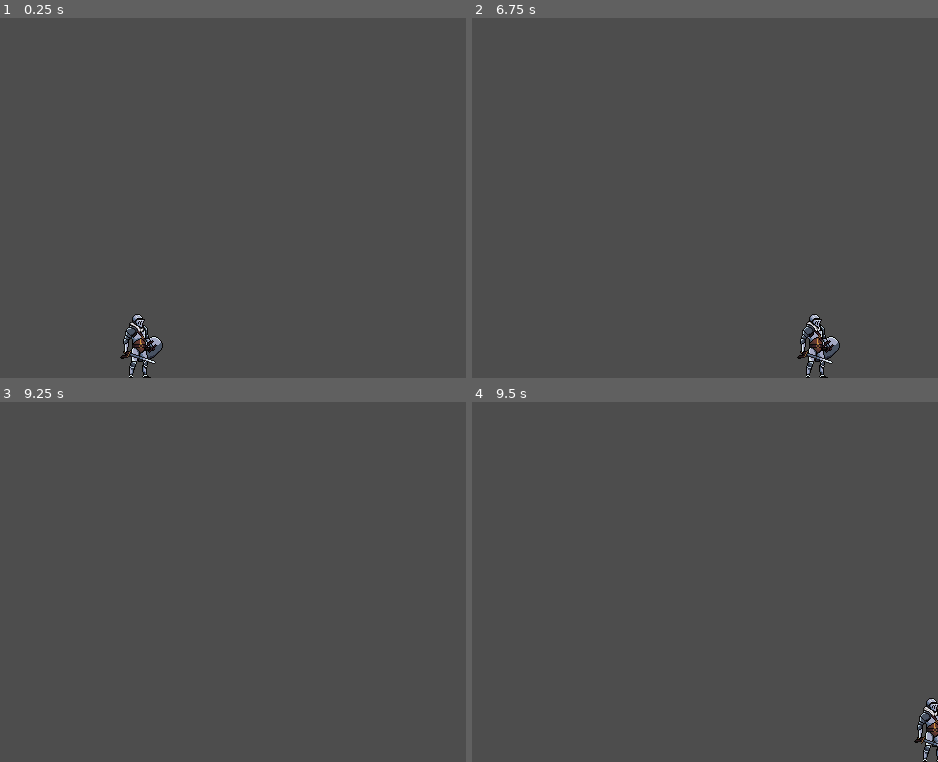
Above: before the commit, frames 1-4 (two rows, left to right).
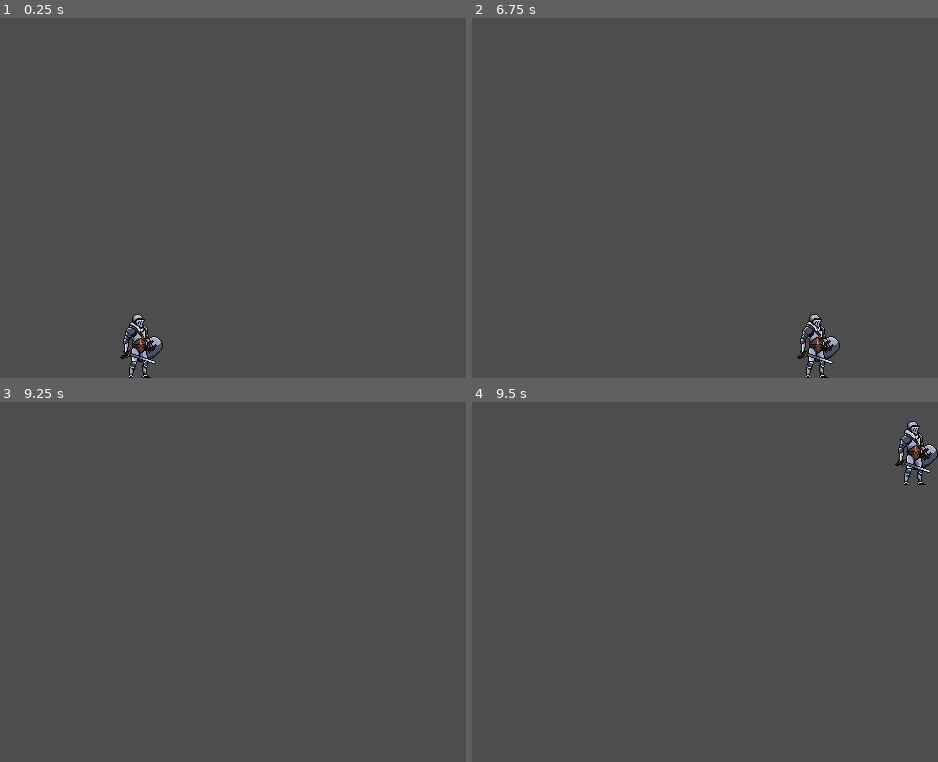
Above: after the commit, the same moments.

Repository: oscariolo/Elemento
Game: Godot game, scene res://levels/testlevel.tscn
Same seed, same stepped clock (60 frames per second), same inputs: the game is played once before the commit and once after it.
Inputs:
- Up to frame 1 (0.25 s): no input
- Up to frame 2 (6.75 s): tap Enter at 0.5 s; hold Right (move_right) 0.53-2.03 s; tap Down (look_down) at 0.6, 2.85, 5.1 s; tap Space (jump) at 0.77, 1.52, 3.02, 3.77, 4.52, 6.02 s; tap Up (look_up) at 1.35, 3.6, 5.85 s; hold C (slide) 2.03-2.78 s; hold Left (move_left) 2.03-4.28 s; hold Right (move_right) from 4.28 s (still down); tap C (slide) at 4.35 s; hold C (slide) from 6.53 s (still down)
- Up to frame 3 (9.25 s): tap Space (jump) at 6.77, 7.25, 7.52, 8.75, 9.02 s; release C (slide) at 7.28 s; tap Down (look_down) at 7.35 s; tap Enter at 8 s; release Right (move_right) at 8.03 s; hold Left (move_left) from 8.03 s (still down); tap Up (look_up) at 8.1 s; tap C (slide) at 8.85 s
- Up to frame 4 (9.5 s): keep holding Left (move_left)

Frames 1-3 are identical in both runs. In frame 4, 1.2% of the frame differs, in the area x 90-100%, y 5-100%.

Commit message:
MOD-Added connection method for element abilities

Diff:
--- a/player/ElementPowers/Element.gd
+++ b/player/ElementPowers/Element.gd
@@ -4,3 +4,6 @@
 
 func load_properties(properties) -> void:
 	pass
+
+func connect_interactions() -> void:
+	pass
--- /dev/null
+++ b/player/ElementPowers/rock/rock_element_component.gd
@@ -0,0 +1,11 @@
+extends Element
+
+
+# Called when the node enters the scene tree for the first time.
+func _ready() -> void:
+	pass # Replace with function body.
+
+
+# Called every frame. 'delta' is the elapsed time since the previous frame.
+func _process(delta: float) -> void:
+	pass
--- /dev/null
+++ b/player/ElementPowers/rock/rock_element_component.tscn
@@ -0,0 +1,6 @@
+[gd_scene load_steps=2 format=3 uid="uid://dq4ngvcvkjgmi"]
+
+[ext_resource type="Script" path="res://player/ElementPowers/rock/rock_element_component.gd" id="1_oq7ny"]
+
+[node name="RockElementComponent" type="Node"]
+script = ExtResource("1_oq7ny")
--- a/player/ElementPowers/water/water_element_component.gd
+++ b/player/ElementPowers/water/water_element_component.gd
@@ -9,6 +9,8 @@
 
 func load_properties(properties) -> void:
 	player = properties[0].get_parent()
+
+func connect_interactions()-> void:
 	connect_phasable_walls_signals()
 
 func connect_phasable_walls_signals():
--- a/player/abilities.gd
+++ b/player/abilities.gd
@@ -6,3 +6,4 @@
 	var new_ability = load(new_ability_path).instantiate() as Element
 	add_child(new_ability)
 	new_ability.load_properties(get_parent().get_children())
+	new_ability.connect_interactions()
--- a/player/player.gd
+++ b/player/player.gd
@@ -2,6 +2,7 @@
 
 func _ready() -> void:
 	$Abilities.add_elemental_ability("water")
+	$Abilities.add_elemental_ability('wind')
 
 func _process(delta: float) -> void:
 	pass
